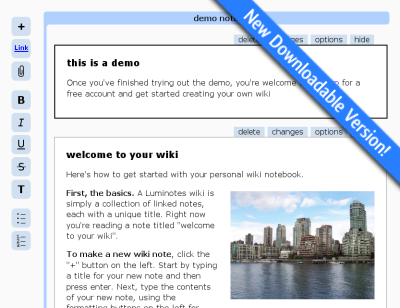
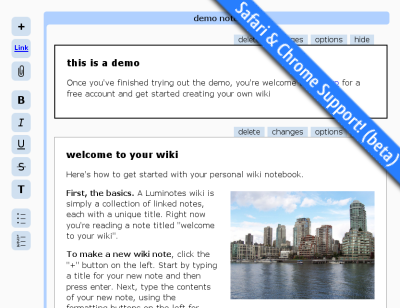
Revision of a layered 400px x 308px image; what changed, layer by layer:
renamed "New Downloadable Version!" to "Safari & Chrome Support! (beta...", painted on it over left=234, top=1, right=400, bottom=168
